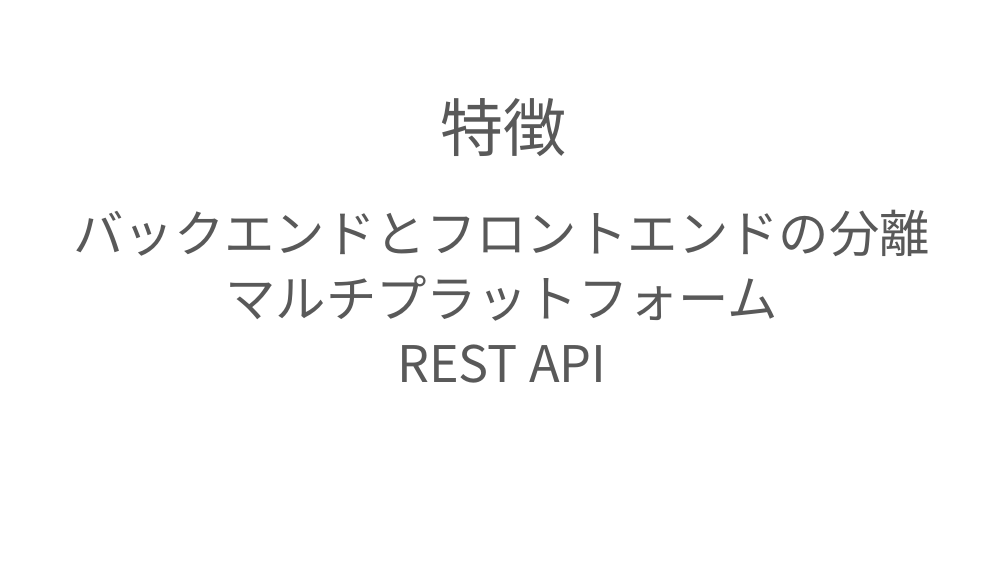
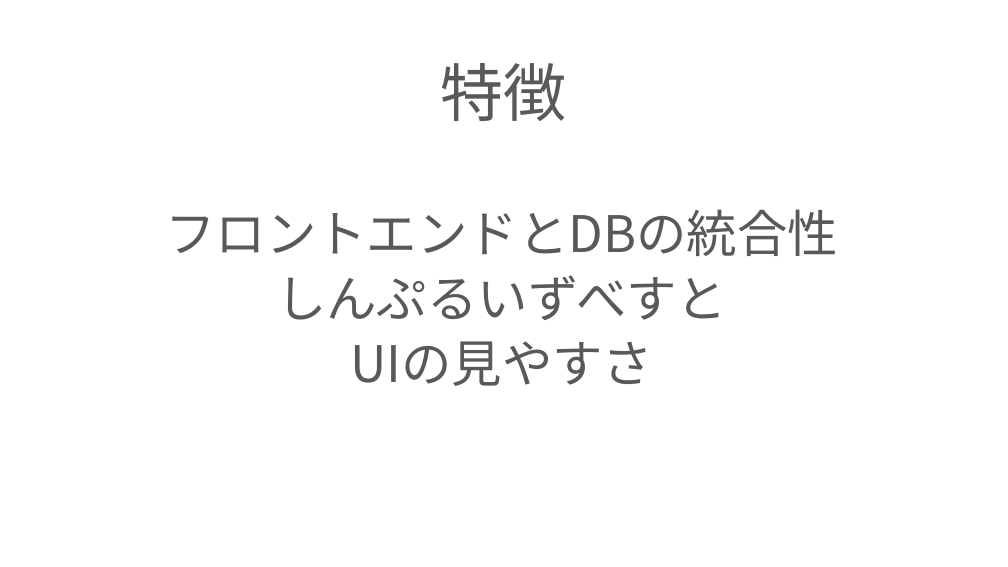
Before and after one commit to ivy239007/PG-, a slide deck: slide 6 of プレゼン資料.pptx. Drawn at 1008x567 pixels with LibreOffice and Linux fonts; fonts in the diff are those of the drawing; background and template pictures are left out. Boxes give left, top, right and bottom in pixels: in the first picture for what was removed or moved away, otherwise in the second. Text is boxed around its words. In the diff, an @@ line names an element or a change of style, - is before the commit and + after.

```diff
--- a/プレゼン資料.pptx
+++ b/プレゼン資料.pptx
@@ title "特徴": place and size @@
-title "特徴" at <box>441,98,567,156</box>
+title "特徴" at <box>441,63,567,121</box>
@@ subtitle at <box>165,209,838,386</box>: text changed @@
-バックエンドとフロントエンドの分離
-マルチプラットフォーム
-REST API
+フロントエンドとDBの統合性
+しんぷるいずべすと
+UIの見やすさ
```
Also in this commit, not shown: 3 other slides changed, 1 slide added, 1 slide removed.
